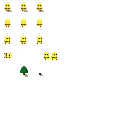
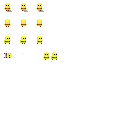
Two versions of the same layered image (w=128, h=128). Layer-by-layer changes:
painted on "レイヤー 2" over [20, 66, 43, 77]
